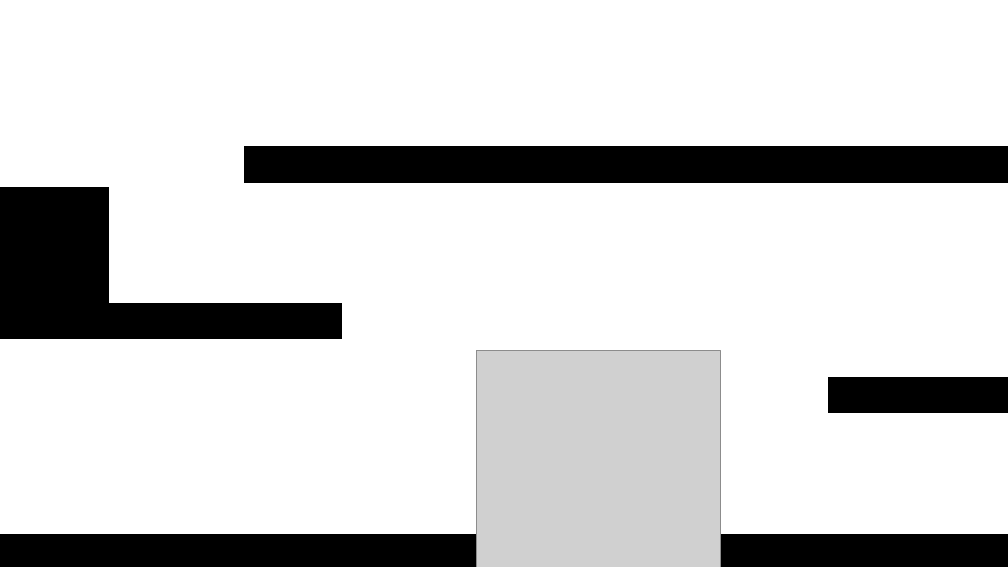
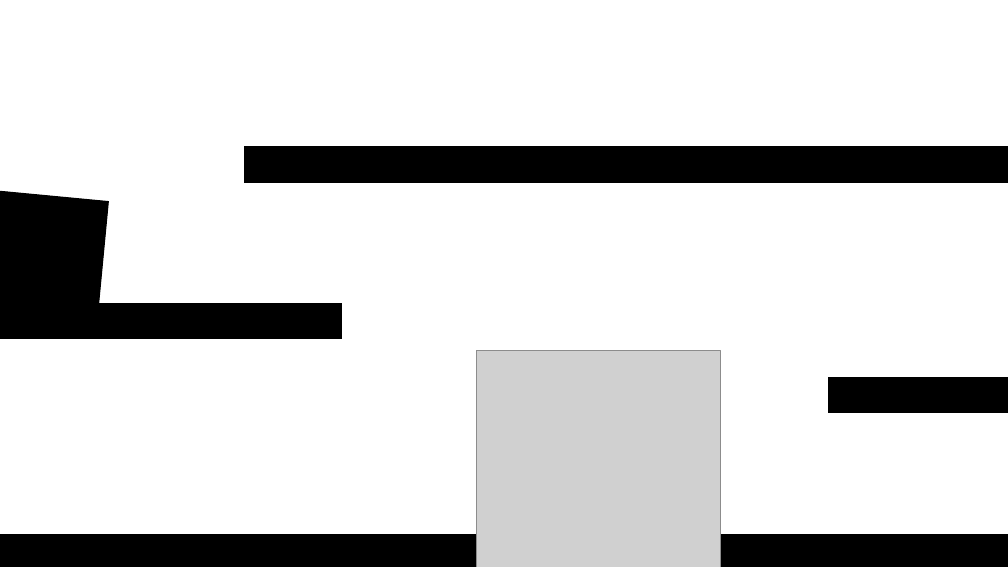
Before and after one commit to Buildasaurus/DDU---Projekt---Platformspil, a slide deck: slide 1 of Baggrund til myrespil (Powerpoint er bedre end gimp).pptx. Drawn at 1008x567 pixels with LibreOffice and Linux fonts; fonts in the diff are those of the drawing; grey boxes stand for pictures. Boxes give left, top, right and bottom in pixels: in the first picture for what was removed or moved away, otherwise in the second. Text is boxed around its words. In the diff, an @@ line names an element or a change of style, - is before the commit and + after.

```diff
--- a/Baggrund til myrespil (Powerpoint er bedre end gimp).pptx
+++ b/Baggrund til myrespil (Powerpoint er bedre end gimp).pptx
@@ rectangle at (0,192,109,316): rotation 0 to 5 degrees @@
```
Also in this commit, not shown: 2 slides added, 1 slide removed, 2 other files.
